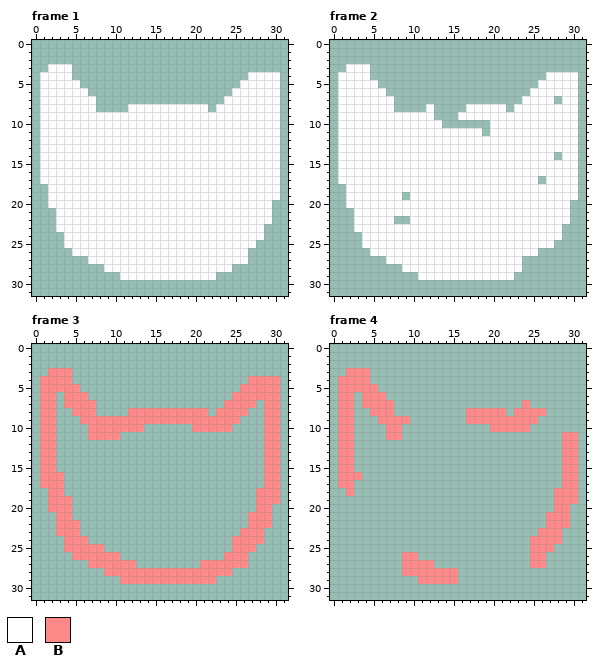
Two states of a pixel-art file, assets/site-assets/hammer-enemies/basic-death.ase. The picture above is the old version.
32x32 pixels, 8 frames. Shown: frame 1, frame 2, frame 3, frame 4. The commit also changed other frames, which this record leaves out.
Palette (. is transparent): A #ffffff  B #ff8989
New version:
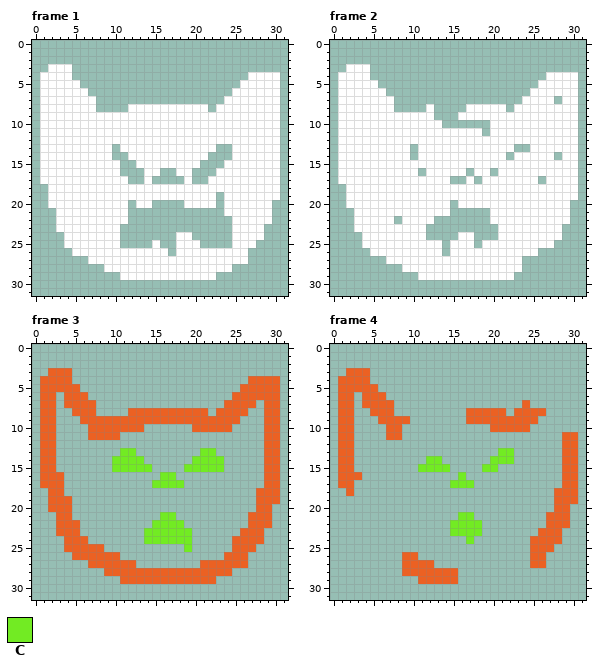
Colours new in this view: C #72eb23
Change:
colour B: #ff8989 -> #eb6123
Frame 1, layer "Layer":
y 13: x 10 A -> .; x 23..24 AA -> ..
y 14: x 10..11 AA -> ..; x 22..24 AAA -> ...
y 15: x 11..12 AA -> ..; x 21..23 AAA -> ...
y 16: x 11..13 AAA -> ...; x 16..17 AA -> ..; x 20..22 AAA -> ...
y 17: x 12..13 AA -> ..; x 15..18 AAAA -> ....; x 20..21 AA -> ..
y 19: x 23 A -> .
y 20: x 12 A -> .; x 15..18 AAAA -> ....; x 23 A -> .
y 21: x 12..23 AAAAAAAAAAAA -> ............
y 22: x 12..24 AAAAAAAAAAAAA -> .............
y 23: x 11..24 AAAAAAAAAAAAAA -> ..............
y 24: x 11..17 AAAAAAA -> .......; x 20..24 AAAAA -> .....
y 25: x 11..14 AAAA -> ....; x 16..17 AA -> ..; x 21..24 AAAA -> ....
y 26: x 17 A -> .
Frame 2, layer "Layer":
y 13: x 10 A -> .; x 23..24 AA -> ..
y 14: x 10 A -> .; x 22 A -> .
y 16: x 11 A -> .; x 17 A -> .; x 20 A -> .
y 17: x 15..16 AA -> ..; x 18 A -> .
y 19: x 9 . -> A
y 20: x 15 A -> .
y 21: x 15..19 AAAAA -> .....
y 22: x 9 . -> A; x 13..19 AAAAAAA -> .......
y 23: x 12..20 AAAAAAAAA -> .........
y 24: x 12..15 AAAA -> ....; x 18..20 AAA -> ...
y 25: x 14 A -> .; x 18 A -> .
y 26: x 14 A -> .
Frame 3, layer "Layer":
y 13: x 11..12 .. -> CC; x 21..22 .. -> CC
y 14: x 10..13 .... -> CCCC; x 20..23 .... -> CCCC
y 15: x 10..14 ..... -> CCCCC; x 19..23 ..... -> CCCCC
y 16: x 16..17 .. -> CC
y 17: x 15..18 .... -> CCCC
y 21: x 16..17 .. -> CC
y 22: x 15..18 .... -> CCCC
y 23..24: x 14..19 ...... -> CCCCCC
y 25: x 19 . -> C
Frame 4, layer "Layer":
y 13: x 21..22 .. -> CC
y 14: x 12..13 .. -> CC; x 20..22 ... -> CCC
y 15: x 11..14 .... -> CCCC; x 19..20 .. -> CC
y 16: x 16 . -> C
y 17: x 15..17 ... -> CCC
y 21: x 16..17 .. -> CC
y 22..23: x 15..18 .... -> CCCC
y 24: x 17 . -> C
